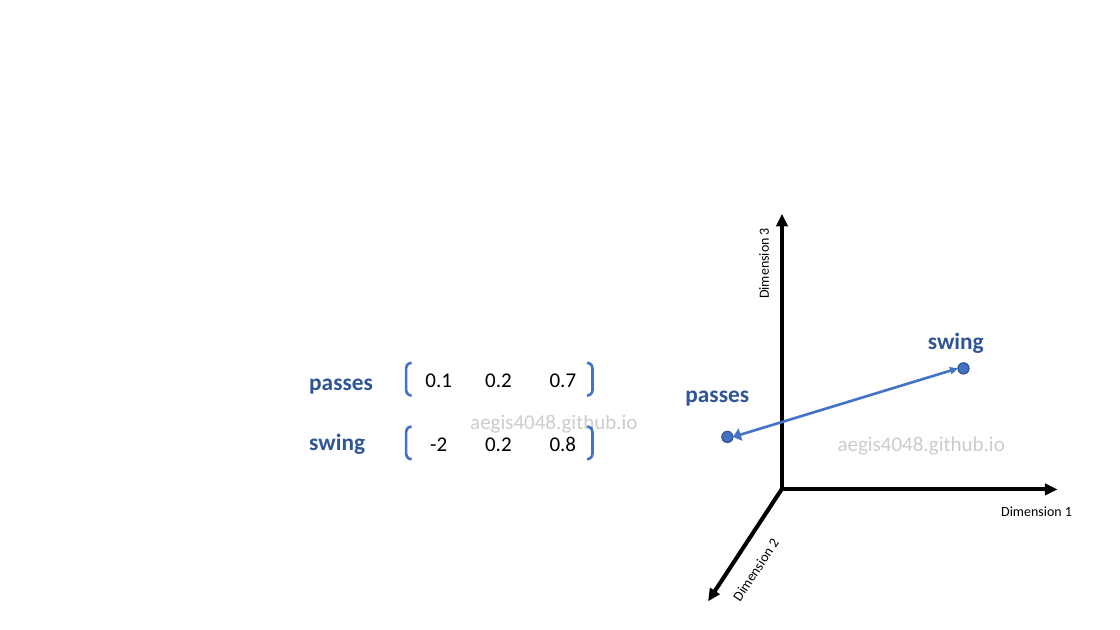
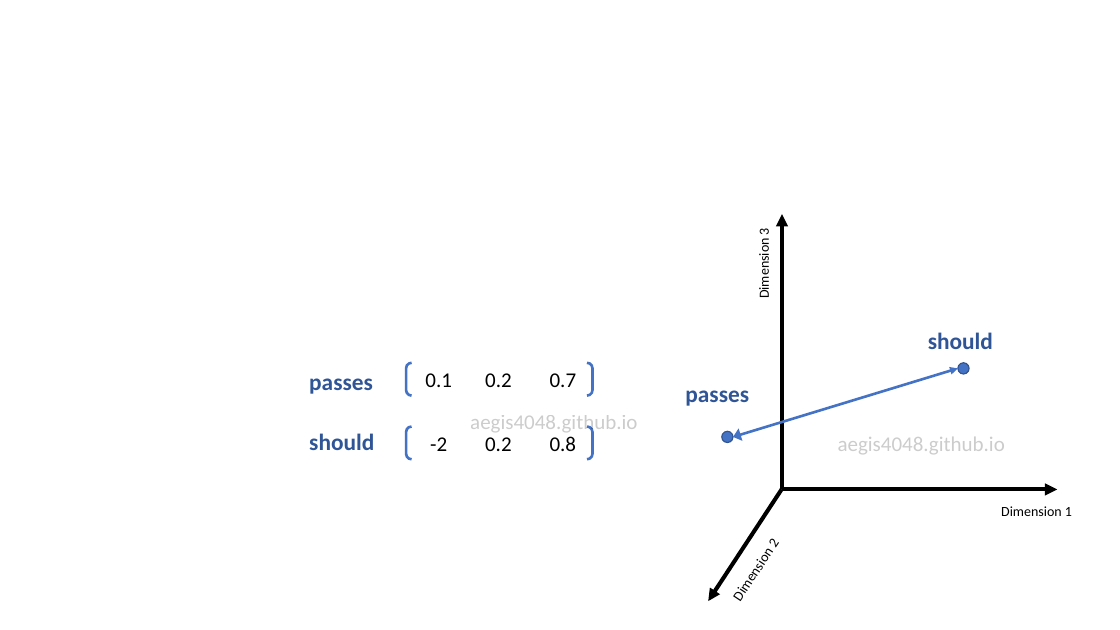
Before and after one commit to aegis4048/aegis4048.github.io-source, a slide deck: slide 7 of content/downloads/notebooks/spatial.pptx (slide 6 before the commit). Drawn at 1120x630 pixels with LibreOffice and Linux fonts; fonts in the diff are those of the drawing. Boxes give left, top, right and bottom in pixels: in the first picture for what was removed or moved away, otherwise in the second. Text is boxed around its words. In the diff, an @@ line names an element or a change of style, - is before the commit and + after.

```diff
--- a/content/downloads/notebooks/spatial.pptx
+++ b/content/downloads/notebooks/spatial.pptx
@@ text at bbox=[928, 332, 993, 349]: text changed @@
-swing
+should
@@ text at bbox=[309, 433, 374, 450]: text changed @@
-swing
+should
```
Also in this commit, not shown: 3 other slides changed, 2 slides added, 1 slide removed, 10 other files.
